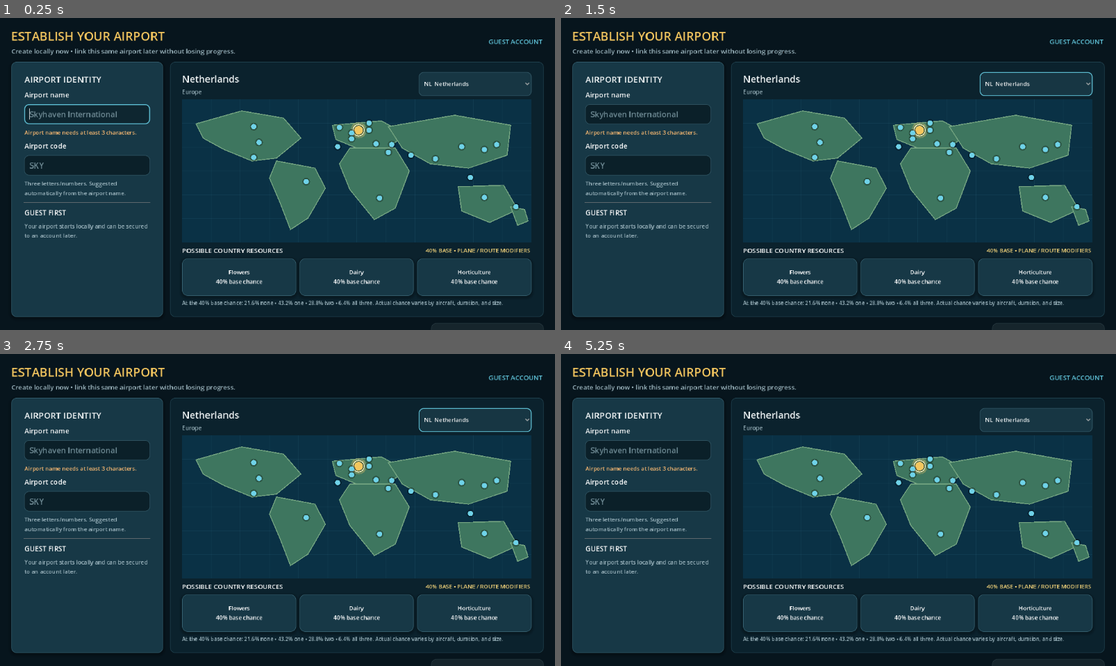
Above: before the commit, frames 1-4 (two rows, left to right).
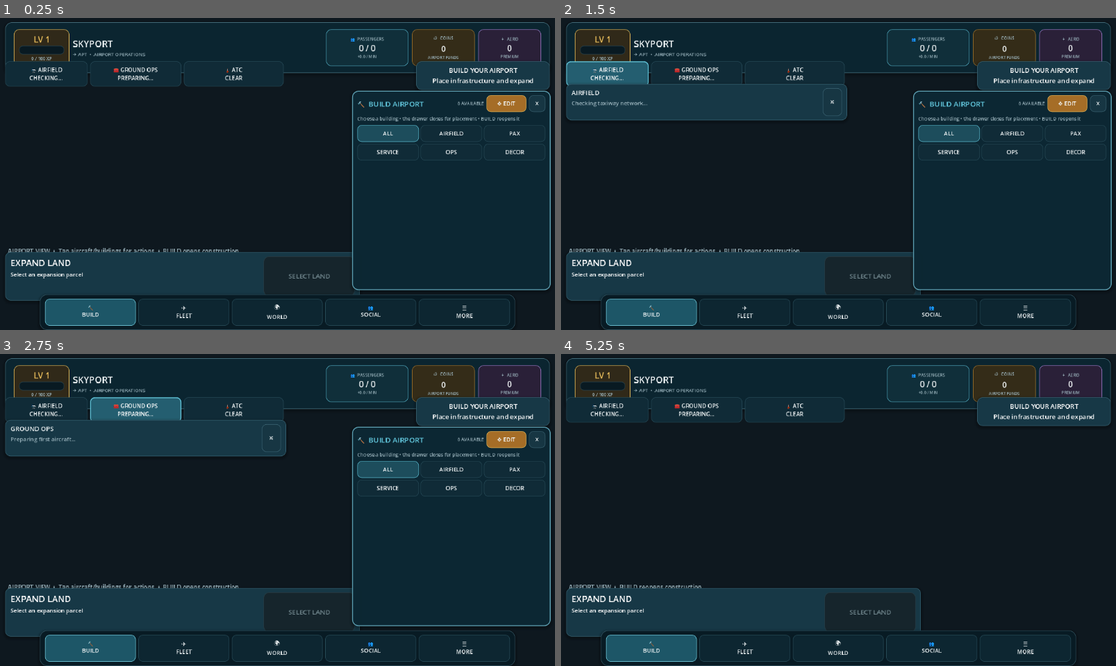
Above: after the commit, the same moments.

Repository: elroynbenjamins/SkyportOnline
Game: Godot game, scene res://src/main/Main.tscn
The game is run twice, just before and just after one commit, with the same random seed, the same clock (stepped at 60 frames per second) and the same inputs.
Inputs (mouse positions are in pixels of both pictures, inside the frame that each line leads up to):
- Up to frame 1 (0.25 s): no input
- Up to frame 2 (1.5 s): click (1038, 83) at 0.5 s, where only the run before the commit has a clickable "NL Netherlands"; click (605, 74) at 1.25 s, where only the run after the commit has a clickable "🛬 AIRFIELD CHECKING..."
- Up to frame 3 (2.75 s): click (133, 410) at 2 s, where only the run after the commit has a clickable "🧰 GROUND OPS PREPARING..."
- Up to frame 4 (5.25 s): click (794, 410) at 2.75 s, where only the run after the commit has a clickable "🗼 ATC CLEAR"; click (832, 438) at 3.5 s, where only the run after the commit has a clickable "✕"; click (1066, 438) at 4.25 s, where only the run after the commit has a clickable "✥ EDIT"; click (1099, 438) at 5 s, where only the run after the commit has a clickable "✕"

The runs differ from the first frame. In frame 1, 50% of the frame differs, in the area x 0-100%, y 1-100%; in frame 2, 50%; in frame 3, 50%; in frame 4, 60%.
Error after the commit: Parse Error: Function "_draw_owned_airport_environment()" not found in base self. (res://src/world/AirportGrid.gd:175)

Commit message:
Add environment palette and grass detail

Diff:
--- a/src/world/AirportGrid.gd
+++ b/src/world/AirportGrid.gd
@@ -40,6 +40,15 @@
 const RUNWAY_CLEAR := Color("76d39b")
 const RUNWAY_OCCUPIED := Color("ff5d62")
 const RUNWAY_PRIORITY := Color("ffbf47")
+const TAXIWAY_OUTER := Color("38454b")
+const TAXIWAY_INNER := Color("4b575c")
+const SERVICE_ROAD_OUTER := Color("6b655e")
+const SERVICE_ROAD_INNER := Color("837a70")
+const PAVEMENT_HIGHLIGHT := Color("ffffff", 0.16)
+const PAVEMENT_SHADOW := Color("182226", 0.24)
+const FENCE_COLOR := Color("53656b")
+const FENCE_MESH := Color("91a4aa", 0.52)
+const PERIMETER_LIGHT := Color("fff0bd")
 const PARCEL_UNLOCK_FX_DURATION := 0.9
 
 var parcels: Dictionary = {}
@@ -163,6 +172,7 @@
 				continue
 			_draw_parcel_tiles(parcel)
 
+	_draw_owned_airport_environment()
 	_draw_expansion_boundary_visuals()
 	_draw_parcel_unlock_fx()
 	_draw_buildings()
@@ -202,6 +212,31 @@
 					line = LOCKED_GRID_LINE
 			draw_colored_polygon(points, fill)
 			draw_polyline(PackedVector2Array([points[0], points[1], points[2], points[3], points[0]]), line, 1.0)
+			if owned:
+				_draw_grass_detail(Vector2i(x, y), center)
+
+
+func _draw_grass_detail(tile: Vector2i, center: Vector2) -> void:
+	var seed := absi(tile.x * 37 + tile.y * 53)
+	if seed % 3 != 0:
+		return
+	var offset := Vector2(
+		float((seed % 17) - 8),
+		float(((seed / 3) as int) % 9 - 4)
+	)
+	var tuft := center + offset
+	draw_line(
+		tuft + Vector2(-2.0, 2.0),
+		tuft + Vector2(0.0, -2.0),
+		Color("d9efb7", 0.30),
+		1.0
+	)
+	draw_line(
+		tuft + Vector2(2.0, 2.0),
+		tuft + Vector2(0.0, -2.0),
+		Color("4e7f43", 0.28),
+		1.0
+	)
 
 
 func _draw_expansion_boundary_visuals() -> void:
